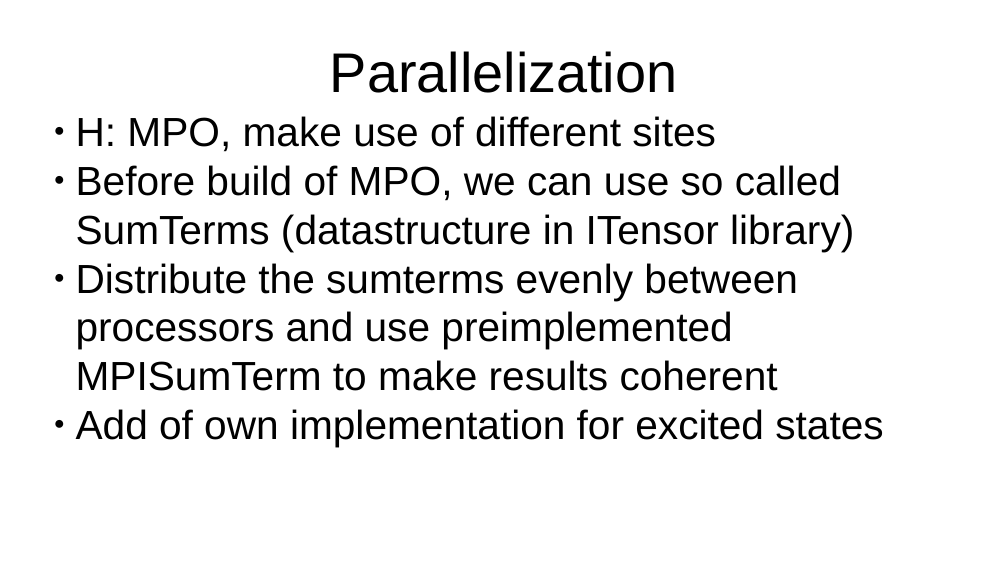
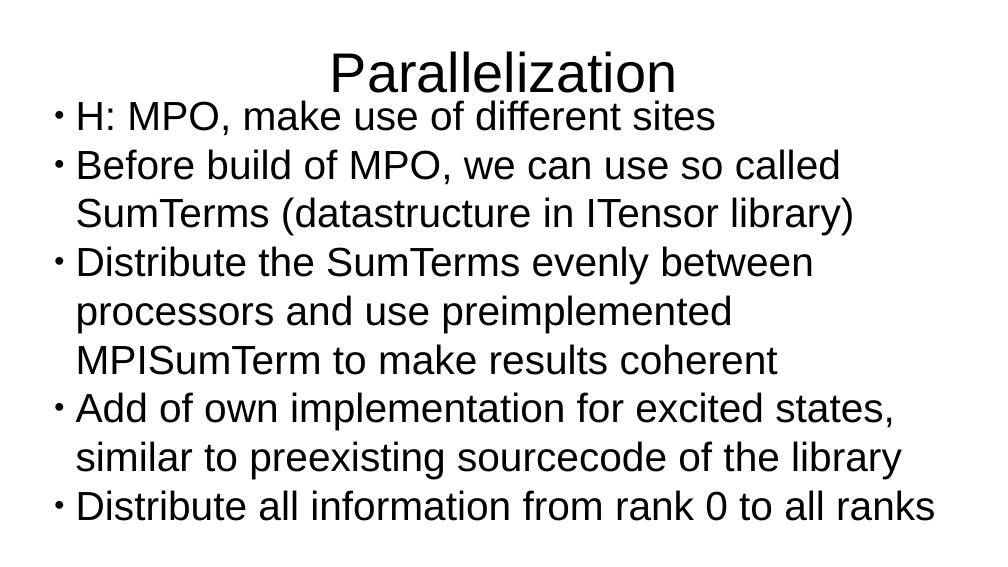
Before and after one commit to grafrap/Bachelor-Arbeit, a slide deck: slide 2 of presentation/Midpresentation.odp. Drawn at 1008x567 pixels with LibreOffice and Linux fonts; fonts in the diff are those of the drawing. Boxes give left, top, right and bottom in pixels: in the first picture for what was removed or moved away, otherwise in the second. Text is boxed around its words. In the diff, an @@ line names an element or a change of style, - is before the commit and + after.

```diff
--- a/presentation/Midpresentation.odp
+++ b/presentation/Midpresentation.odp
@@ subtitle "H: MPO, make use of ...": place and size @@
-subtitle "H: MPO, make use of ..." at bbox=[76, 116, 883, 447]
+subtitle "H: MPO, make use of ..." at bbox=[76, 100, 935, 521]
@@ subtitle at bbox=[76, 246, 935, 521]: text changed @@
-● Distribute the sumterms evenly between processors and use preimplemented MPISumTerm to make results coherent
-● Add of own implementation for excited states
+● Distribute the SumTerms evenly between processors and use preimplemented MPISumTerm to make results coherent
+● Add of own implementation for excited states,
+similar to preexisting sourcecode of the library
+● Distribute all information from rank 0 to all ranks
```
Also in this commit, not shown: 5 other slides changed, 1 slide added, 3 other files.
